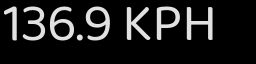
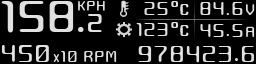
Layers edited between the first and the second 256x64 image:
removed layer "136.9 KPH" over [4, 6, 213, 41]
added layer "2" above "Слой" over [1, 1, 105, 33]
added layer "Слой" above "..." over [116, 0, 132, 37]
added layer "..." above "450 x10 RPM" over [136, 1, 255, 37]
added layer "450 x10 RPM" above "978423.6" over [1, 45, 117, 63]
added layer "978423.6" above "Преобразование" over [138, 46, 254, 63]
added layer "Преобразование" over [194, 2, 196, 56]
renamed "v0.0.1" to (unnamed layer), painted on it over [133, 19, 246, 20]
